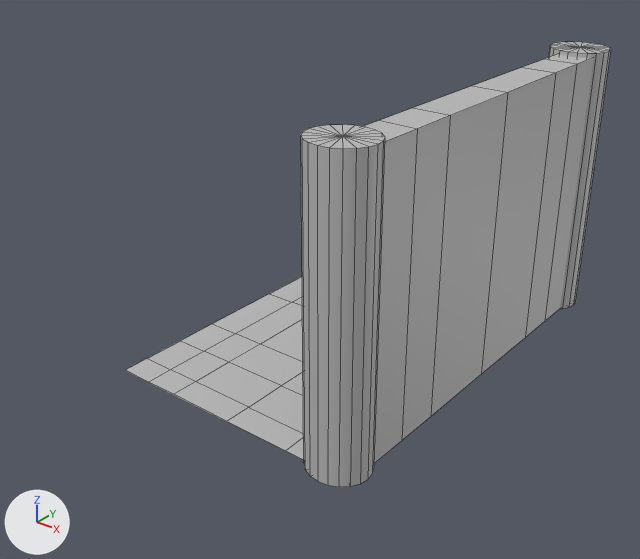
Two versions of the FBX model TwinStick_Unity/Assets/Content/Models/Terrain/Modulaire Structures/Basic Muren en vloeren/Muur Basic 3.fbx, one commit apart.
Camera for both pictures: a camera (50 mm lens) standing at (-0.91, -2.147, 0.338) and looking at (-1.172, -1.819, 0.135). The axes (+X, +Y, +Z) are drawn at lower left. The lights are the same throughout. Mesh edges are drawn as thin lines. Where no turn or scale is listed for an object, it has been applied to the vertices.

Names of what the first picture shows: 'Muur_Basic_3'.
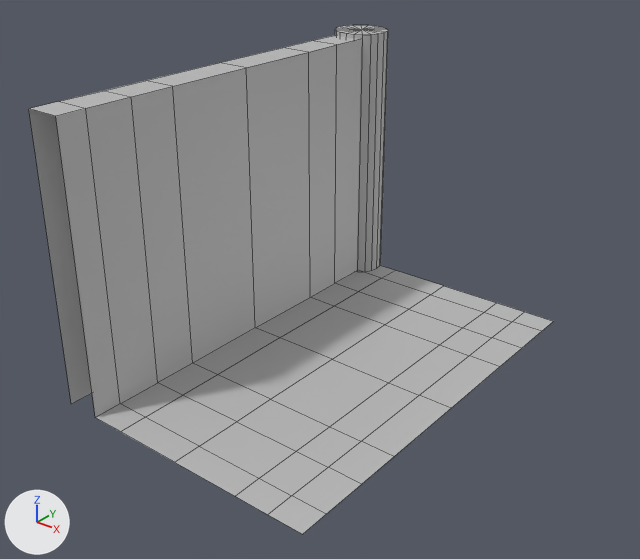
The change, as a diff of the scene's bpy script:
```diff
--- a/TwinStick_Unity/Assets/Content/Models/Terrain/Modulaire Structures/Basic Muren en vloeren/Muur Basic 3.fbx.py
+++ b/TwinStick_Unity/Assets/Content/Models/Terrain/Modulaire Structures/Basic Muren en vloeren/Muur Basic 3.fbx.py
@@ me_mesh @@
 # used by ob_muur_basic_3; location = (-1.2408, -1.8947, 0.0874)
-me_mesh.from_pydata(...)  # 159 vertices, 180 faces; spans x -0.003..0.152, y -0.009..0.234, z 0.001..0.154
+me_mesh.from_pydata(...)  # 121 vertices, 122 faces; spans x -0.157..0.0, y -0.233..0.008, z -0.001..0.152
+# me_mesh part 1: the loose piece of 42 vertices spanning x 0.119..0.152, y -0.009..0.021, z 0.001..0.154 is turned -180 degrees about the z axis through its middle, then moved by (-0.276, -0.013, -0.002)
+# me_mesh part 2: a new loose piece of 79 vertices spanning x -0.15..0.0, y -0.233..-0.002, z -0.001..0.149, in mat_lambert1 (grey #bcbcbc)
+# me_mesh part 3: the loose piece of 75 vertices spanning x -0.003..0.147, y -0.001..0.23, z 0.001..0.151 is deleted
+# me_mesh part 4: the loose piece of 42 vertices spanning x 0.119..0.152, y 0.204..0.234, z 0.001..0.154 is deleted
 me_mesh.materials.append(mat_lambert1)
@@ ob_muur_basic_3 @@
 ob_muur_basic_3 = bpy.data.objects.new('Muur_Basic_3', me_mesh)
-ob_muur_basic_3.location = (-1.2408, -1.8947, 0.0874)
+ob_muur_basic_3.location = (-1.0891, -1.701, 0.0892)
```

What differs and where, as boxes [x1, y1, x2, y2] in the pictures (640 x 559 px; the box of a moved part takes in the faces that stretch with it):
'Muur_Basic_3', reshaped, moved (8% wider, 14% taller): before [126, 42, 611, 487]; after [29, 25, 553, 534]
part 1 of me_mesh, moved or reshaped: before [301, 125, 385, 487]; after [335, 25, 388, 271]
part 2 of me_mesh, added: after [29, 35, 553, 534]
part 3 of me_mesh, deleted: before [126, 54, 593, 463]
part 4 of me_mesh, deleted: before [549, 42, 611, 309]
